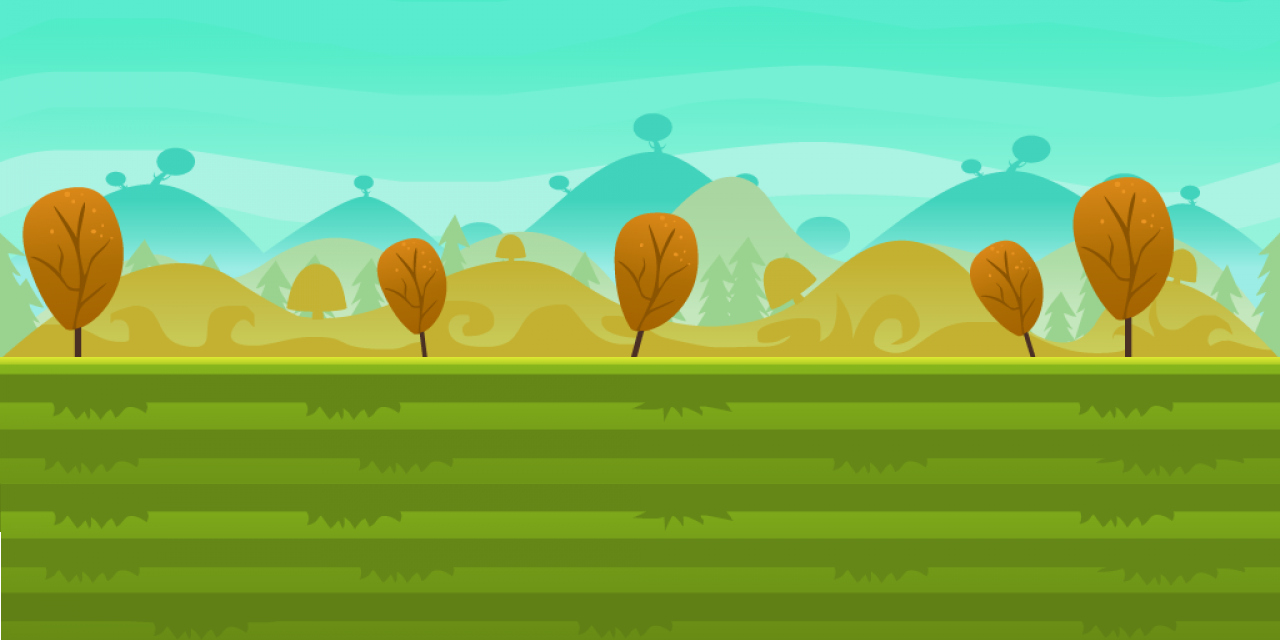
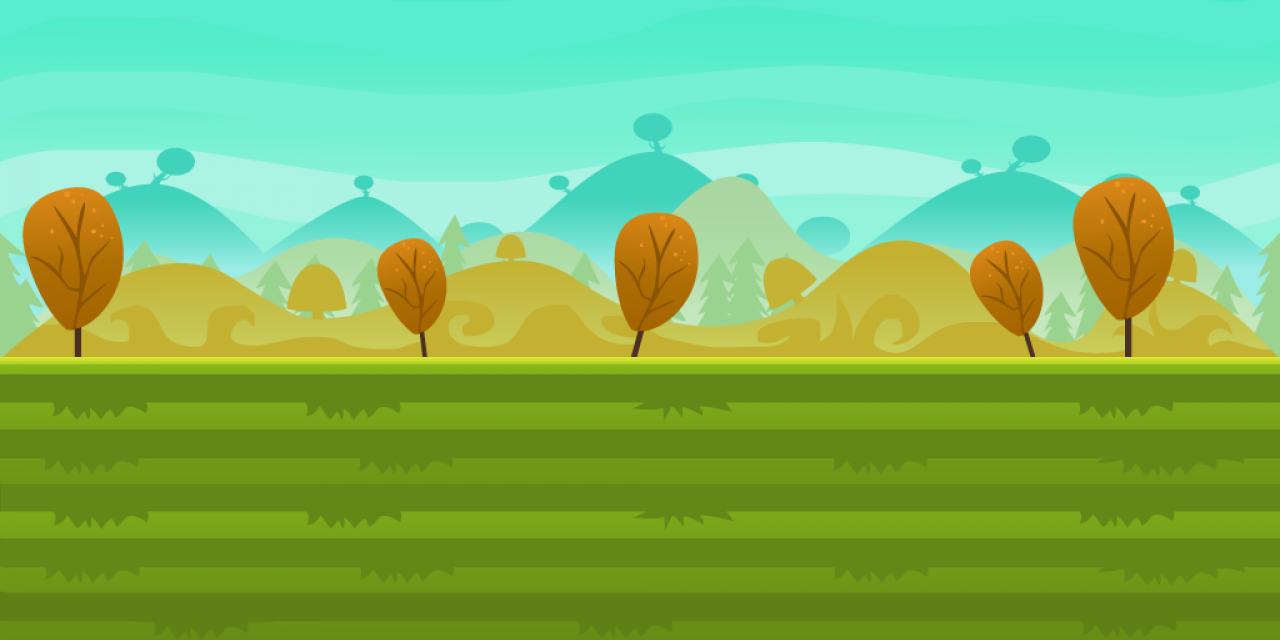
Layered file, before and after one edit (1280x640). Changes by layer:
painted on "background.png" over [0,511,9,640]
